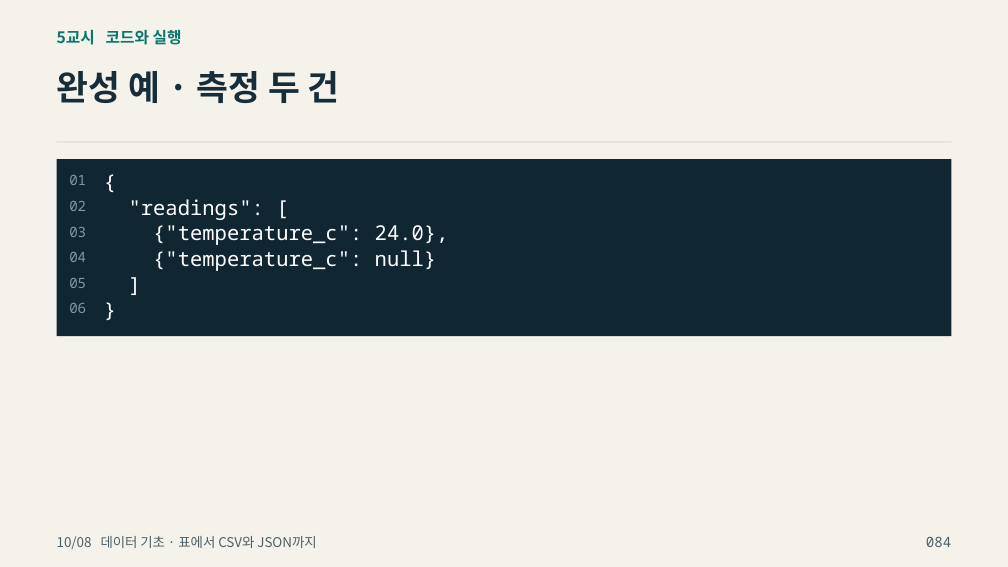
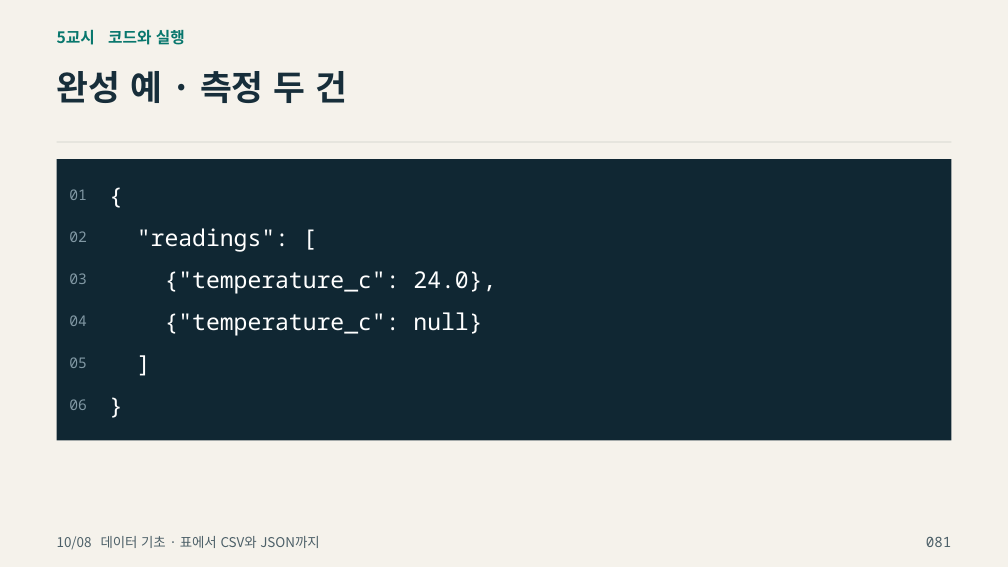
Before and after one commit to zeusk302-png/kdigital-physical-ai, a slide deck: slide 81 of downloads/2026-10-08/readable-slides.pptx (slide 84 before the commit). Drawn at 1008x567 pixels with LibreOffice and Linux fonts; fonts in the diff are those of the drawing; background and template pictures are left out. Boxes give left, top, right and bottom in pixels: in the first picture for what was removed or moved away, otherwise in the second. Text is boxed around its words. In the diff, an @@ line names an element or a change of style, - is before the commit and + after.

```diff
--- a/downloads/2026-10-08/readable-slides.pptx
+++ b/downloads/2026-10-08/readable-slides.pptx
@@ rectangle: place and size @@
-rectangle at [57,159,951,336]
+rectangle at [57,159,951,440]
@@ text "02": place and size @@
-text "02" at [69,201,86,211]
+text "02" at [69,231,87,242]
@@ text ""readings": [": place and size @@
-text ""readings": [" at [129,199,264,220]
+text ""readings": [" at [137,228,289,251]
@@ text "03": place and size @@
-text "03" at [69,227,86,237]
+text "03" at [69,273,87,284]
@@ text "{"temperature_c": 24.0},": place and size @@
-text "{"temperature_c": 24.0}," at [153,225,449,245]
+text "{"temperature_c": 24.0}," at [165,271,496,293]
@@ text "04": place and size @@
-text "04" at [69,252,86,262]
+text "04" at [69,315,87,326]
@@ text "{"temperature_c": null}": place and size @@
-text "{"temperature_c": null}" at [153,250,437,271]
+text "{"temperature_c": null}" at [165,312,482,335]
@@ text "05": place and size @@
-text "05" at [69,278,86,288]
+text "05" at [69,357,87,368]
@@ text "]": place and size @@
-text "]" at [104,271,941,302]
+text "]" at [109,342,938,384]
@@ size 13.5 to 14 pt; vertical alignment top to middle in 6 elements at [69,189,87,200], [69,231,87,242], [69,273,87,284], [69,315,87,326], [69,357,87,368], [69,399,87,410] @@
@@ text "06": place and size @@
-text "06" at [69,303,86,313]
+text "06" at [69,399,87,410]
@@ size 19.5 to 22 pt; vertical alignment top to middle in 6 elements at [137,228,289,251], [165,271,496,293], [165,312,482,335], [109,174,938,216], [109,342,938,384], [109,384,938,426] @@
@@ text "}": place and size @@
-text "}" at [104,297,941,327]
+text "}" at [109,384,938,426]
@@ text at [926,536,951,547]: text changed @@
-084
+081
```
Also in this commit, not shown: 83 other slides changed, 33 slides added, 23 slides removed, 11 other files.
